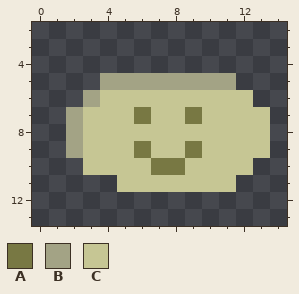
One commit to this pixel-art file: sprites/comments/comment_4.aseprite. That is the earlier state.
16x16 pixels, 1 frame. Shown: x 0..14, y 2..13.
Palette (. is transparent): A #787843  B #a3a385  C #c6c694
Pixels before, first column x 2:
 5 ..BBBBBBBB..
 6 .BCCCCCCCCC.
 7 BCCCACCACCCC
 8 BCCCCCCCCCCC
 9 BCCCACCACCCC
10 .CCCCAACCCC.
11 ...CCCCCCC..
The same view after the edit:
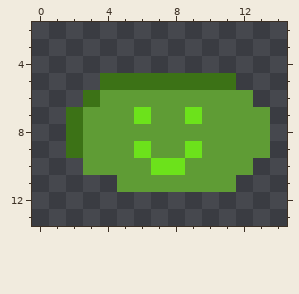
What changed:
colour A: #787843 -> #6ce21b
colour B: #a3a385 -> #3c7216
colour C: #c6c694 -> #5f9c35
Changed places in both pictures, as pixel boxes (x1, y1, x2, y2):
changed: (66, 73, 270, 192)
